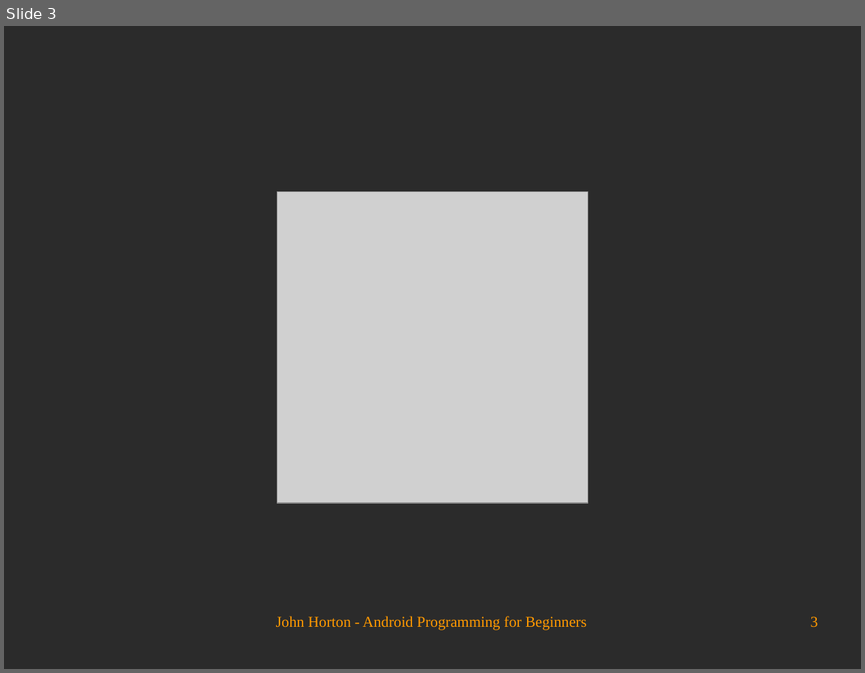
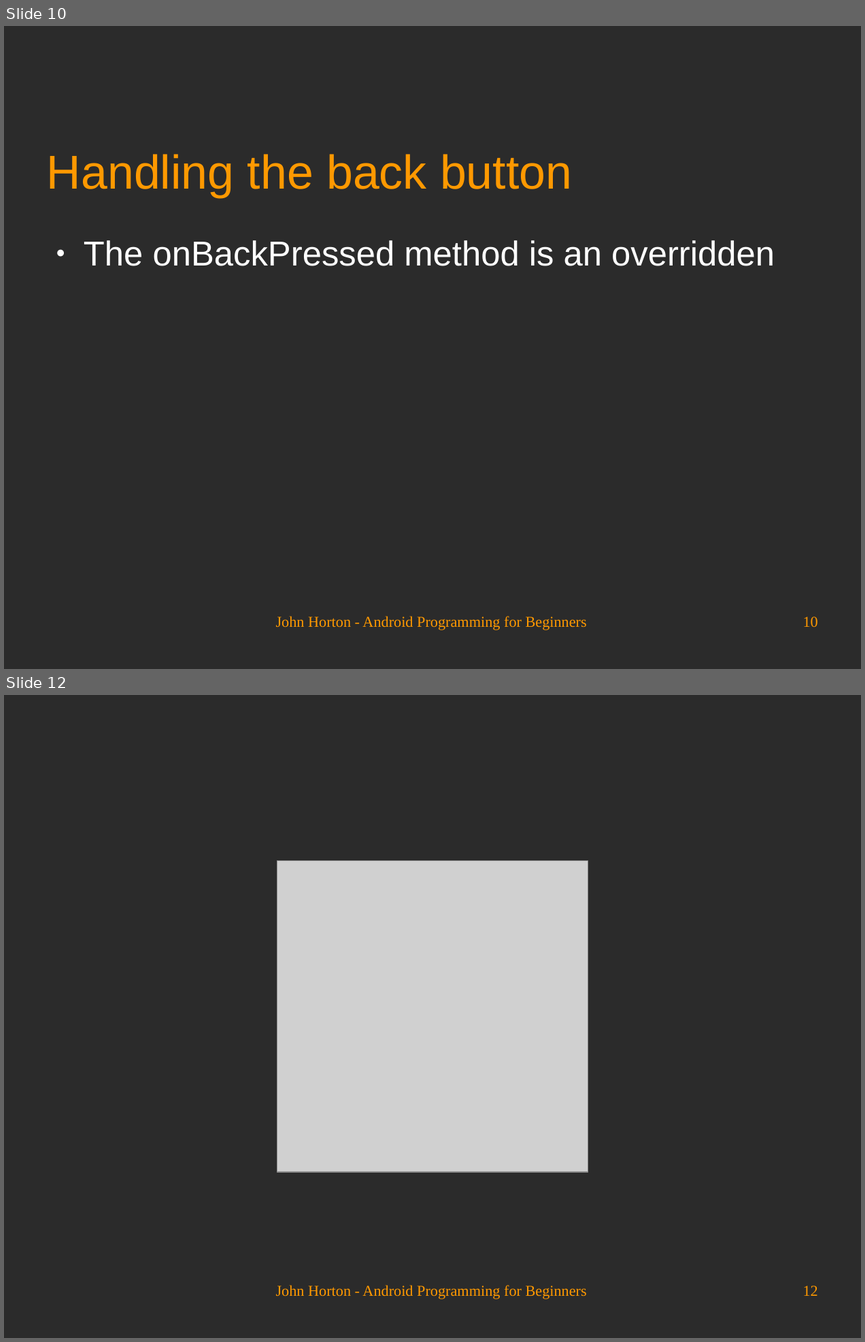
Before and after one commit to Academy-Soft-Intellect/Android-Programming-for-Beginners, a slide deck: 21_Navigation_Drawer_and_Where_It_s_Snap.odp. Shown one above the other, each under a label of ours: slide 3 before the commit, slides 10 and 12 after it; the slides between them are not shown. The pictures are 865x673 and 865x1342 pixels, drawn with LibreOffice and Linux fonts; fonts in the diff are those of the drawing; grey boxes stand for pictures; background and template pictures are left out; a plain dark background stands for a picture behind light text. Boxes give left, top, right and bottom in pixels: in the first picture for what was removed or moved away, otherwise in the second. Text is boxed around its words. In the diff, an @@ line names an element or a change of style, - is before the commit and + after.

```diff
--- a/21_Navigation_Drawer_and_Where_It_s_Snap.odp
+++ b/21_Navigation_Drawer_and_Where_It_s_Snap.odp
@@ slide 10 added at bbox=[4, 26, 861, 669], background picture (left out) @@
@@ title added at bbox=[47, 154, 572, 197], 44 pt, text #FF9900 @@
+Handling the back button
@@ text added at bbox=[84, 240, 774, 266], 32 pt, text #FFFFFF @@
+● The onBackPressed method is an overridden
@@ text added at bbox=[276, 616, 587, 630], 14 pt, text #FF9900 @@
+John Horton - Android Programming for Beginners
@@ page number added at bbox=[803, 616, 818, 626], 14 pt, text #FF9900 @@
+10
@@ what was slide 3 is now slide 12 @@
@@ page number at bbox=[803, 1285, 818, 1295]: text changed @@
-3
+12
```
Also in this commit, not shown: 2 slides changed, 8 other slides added.
